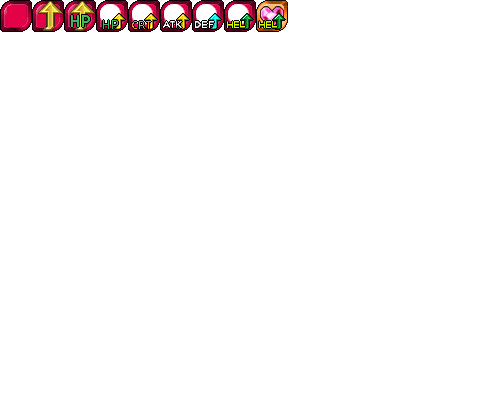
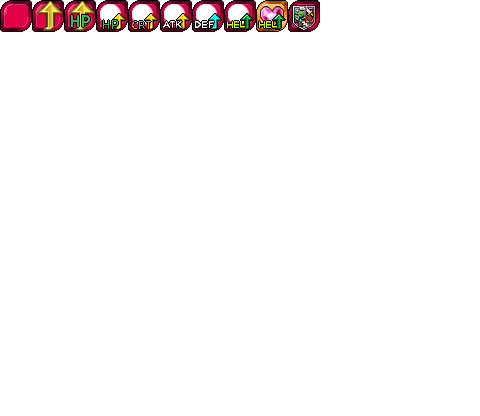
Layered file, before and after one edit (480px x 416px). Changes by layer:
added group "BUFF_ALLAILNULL" with 8 layers above "BUFF_HCREC" over [288, 0, 320, 32]
added layer "injury small 0.75" in group "BUFF_ALLAILNULL" over [298, 5, 314, 18]
added layer "curse small 0.75" in group "BUFF_ALLAILNULL" over [304, 9, 315, 23]
added layer "paralysis small 0.75" in group "BUFF_ALLAILNULL" over [301, 15, 314, 28]
added layer "poison small 0.75" in group "BUFF_ALLAILNULL" over [294, 6, 307, 19]
added layer "weak small 0.75" in group "BUFF_ALLAILNULL" over [293, 10, 307, 23]
added layer "sick small 0.75" in group "BUFF_ALLAILNULL" over [294, 14, 306, 28]
added layer "purple shield" in group "BUFF_ALLAILNULL" over [292, 5, 316, 31]
added layer "Red Buff Icon copy" in group "BUFF_ALLAILNULL" over [288, 0, 320, 32]
